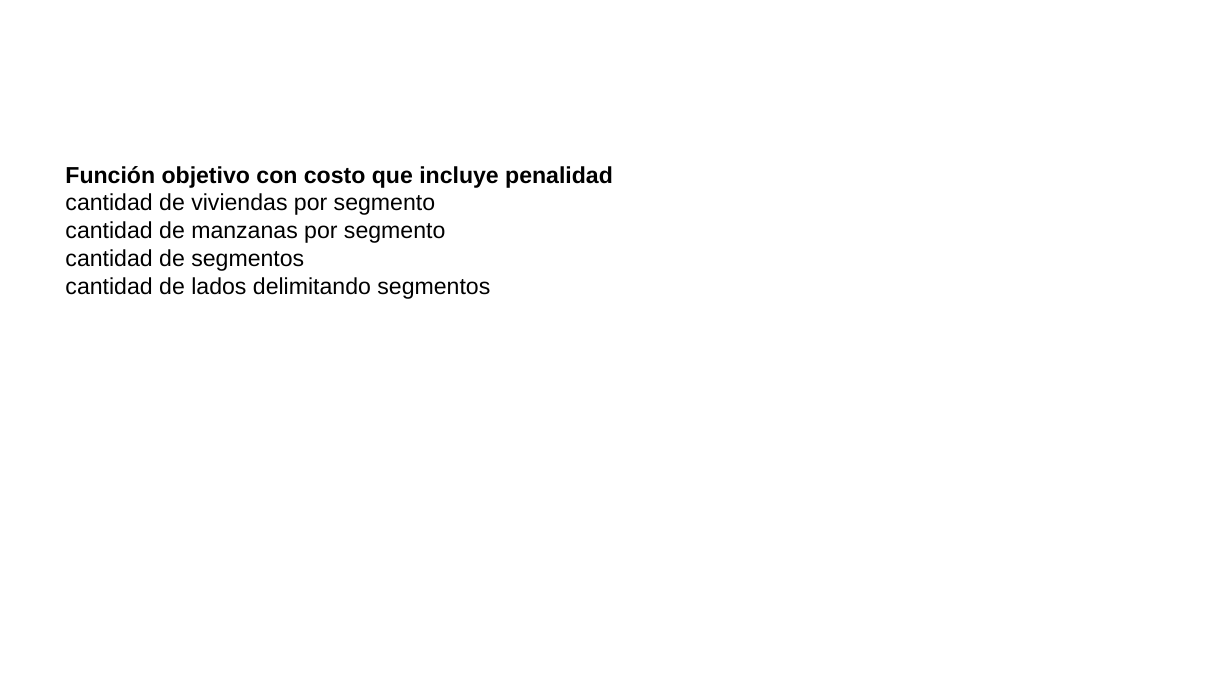
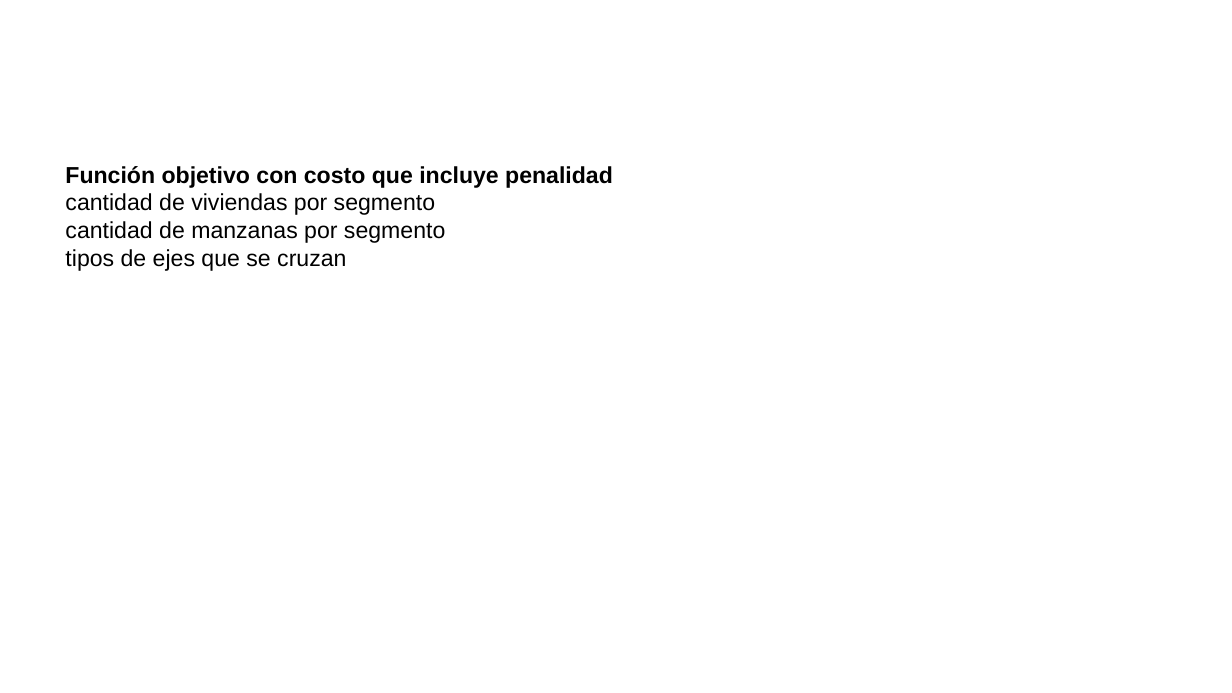
Before and after one commit to neptuso/Charlas, a slide deck: slide 18 of IDERA/segmentos.censo2022.pptx (slide 19 before the commit). Drawn at 1232x693 pixels with LibreOffice and Linux fonts; fonts in the diff are those of the drawing; background and template pictures are left out. Boxes give left, top, right and bottom in pixels: in the first picture for what was removed or moved away, otherwise in the second. Text is boxed around its words. In the diff, an @@ line names an element or a change of style, - is before the commit and + after.

```diff
--- a/IDERA/segmentos.censo2022.pptx
+++ b/IDERA/segmentos.censo2022.pptx
@@ text at (x1=65, y1=249, x2=346, y2=271): text changed @@
-cantidad de segmentos
-cantidad de lados delimitando segmentos
+tipos de ejes que se cruzan
```
Also in this commit, not shown: 2 other slides changed, 4 slides added, 2 slides removed.
